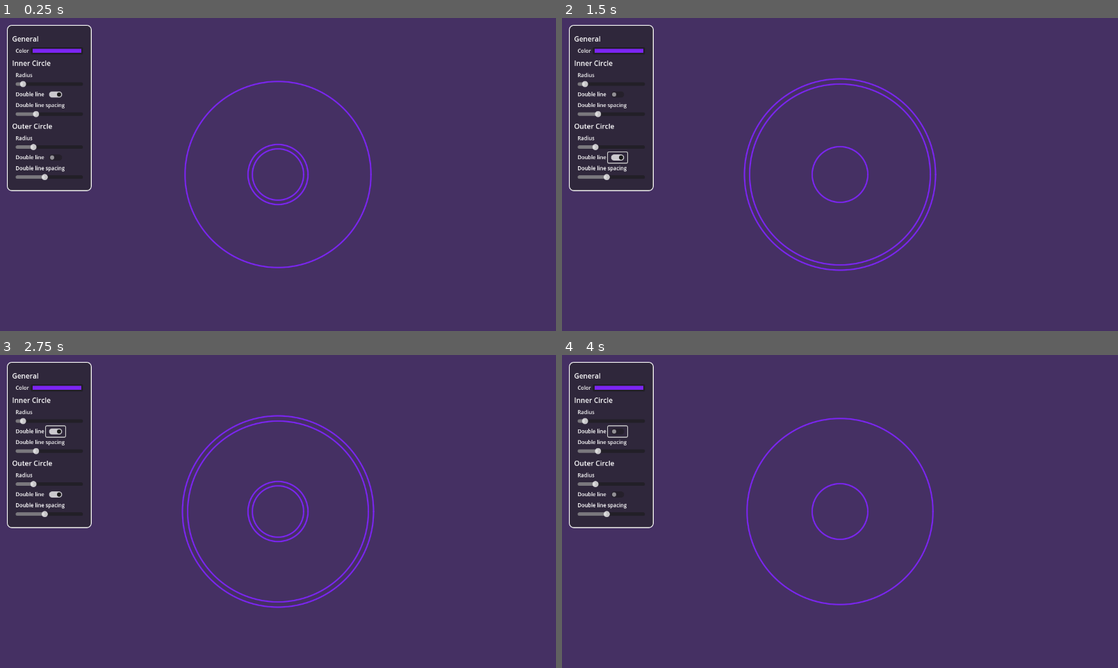
Above: before the commit, frames 1-4 (two rows, left to right).
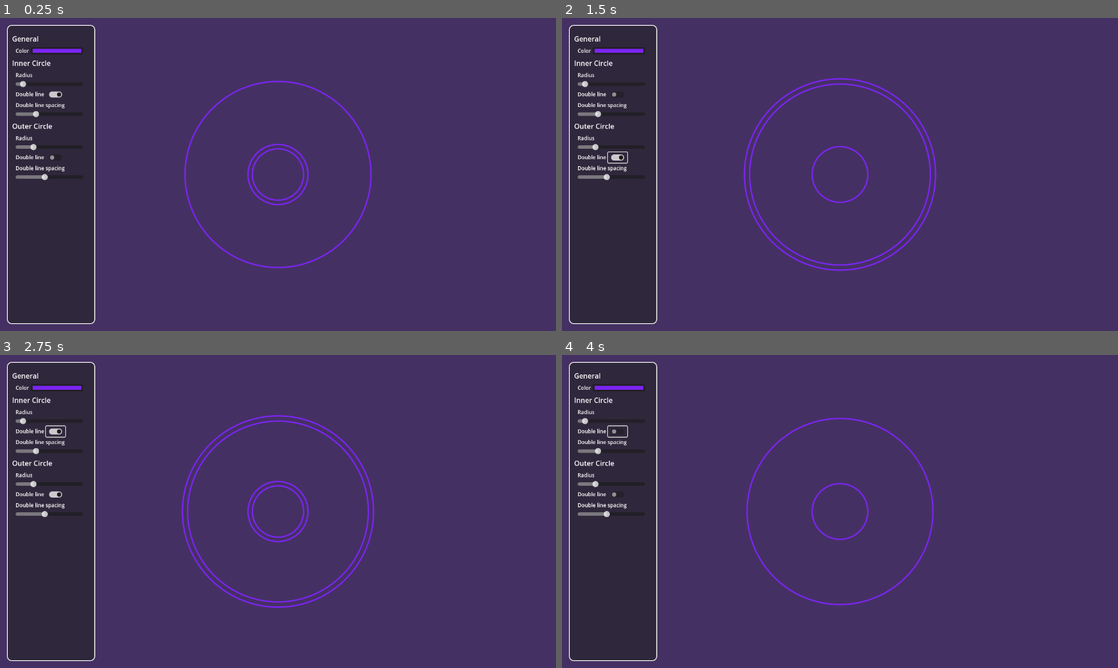
Above: after the commit, the same moments.

Repository: sterco-raro/magic-circles
Game: Godot game, scene res://scenes/main/main.tscn
The game is run twice, just before and just after one commit, with the same random seed, the same clock (stepped at 60 frames per second) and the same inputs.
Inputs (mouse positions are in pixels of both pictures, inside the frame that each line leads up to):
- Up to frame 1 (0.25 s): no input
- Up to frame 2 (1.5 s): click (617, 93) at 0.5 s; click (617, 158) at 1.25 s
- Up to frame 3 (2.75 s): click (55, 430) at 2 s
- Up to frame 4 (4 s): click (617, 495) at 2.75 s; click (617, 430) at 3.5 s

The runs differ from the first frame. In frame 1, 7.2% of the frame differs, in the area x 1-18%, y 2-98%; in frame 2, 7.2%; in frame 3, 7.2%; in frame 4, 7.2%.

Commit message:
Added scroll container to settings

Diff:
--- a/scenes/main/main.gd
+++ b/scenes/main/main.gd
@@ -1,5 +1,6 @@
 extends Node2D
 
+#region ONREADY PROPS
 @onready
 var background: Sprite2D = $Background
 
@@ -26,13 +27,14 @@
 
 @onready
 var renderer: MagicCircleRenderer = $MagicCircleRenderer
+#endregion
 
 func _ready() -> void:
 	# Center objects on screen
 	background.scale = Vector2(3, 2)
 	background.position = get_viewport_rect().get_center()
 	renderer.position = get_viewport_rect().get_center()
-	# Update initial settings
+	#region STARTUP SETTINGS
 	radius_slider_in.min_value = Constants.INNER_CIRCLE_RADIUS_MIN
 	radius_slider_in.max_value = Constants.INNER_CIRCLE_RADIUS_MAX
 	radius_slider_out.min_value = Constants.OUTER_CIRCLE_RADIUS_MIN
@@ -41,6 +43,7 @@
 	spacing_slider_in.max_value = Constants.INNER_CIRCLE_SPACING_MAX
 	spacing_slider_out.min_value = Constants.OUTER_CIRCLE_SPACING_MIN
 	spacing_slider_out.max_value = Constants.OUTER_CIRCLE_SPACING_MAX
+	#endregion
 	# Generate a new circle
 	reset()
 
--- a/scenes/main/main.tscn
+++ b/scenes/main/main.tscn
@@ -40,154 +40,159 @@
 theme_override_constants/margin_right = 8
 theme_override_constants/margin_bottom = 16
 
-[node name="VBoxContainer" type="VBoxContainer" parent="UI/Settings/PanelContainer/MarginContainer"]
+[node name="ScrollContainer" type="ScrollContainer" parent="UI/Settings/PanelContainer/MarginContainer"]
+custom_minimum_size = Vector2(0, 648)
+layout_mode = 2
+horizontal_scroll_mode = 0
+
+[node name="VBoxContainer" type="VBoxContainer" parent="UI/Settings/PanelContainer/MarginContainer/ScrollContainer"]
 layout_mode = 2
 
-[node name="General" type="VBoxContainer" parent="UI/Settings/PanelContainer/MarginContainer/VBoxContainer"]
+[node name="General" type="VBoxContainer" parent="UI/Settings/PanelContainer/MarginContainer/ScrollContainer/VBoxContainer"]
 layout_mode = 2
 
-[node name="Label" type="Label" parent="UI/Settings/PanelContainer/MarginContainer/VBoxContainer/General"]
+[node name="Label" type="Label" parent="UI/Settings/PanelContainer/MarginContainer/ScrollContainer/VBoxContainer/General"]
 layout_mode = 2
 theme_override_font_sizes/font_size = 16
 text = "General"
 
-[node name="Body" type="MarginContainer" parent="UI/Settings/PanelContainer/MarginContainer/VBoxContainer/General"]
+[node name="Body" type="MarginContainer" parent="UI/Settings/PanelContainer/MarginContainer/ScrollContainer/VBoxContainer/General"]
 layout_mode = 2
 theme_override_constants/margin_left = 8
 theme_override_constants/margin_top = 4
 theme_override_constants/margin_right = 8
 theme_override_constants/margin_bottom = 4
 
-[node name="VBoxContainer" type="VBoxContainer" parent="UI/Settings/PanelContainer/MarginContainer/VBoxContainer/General/Body"]
+[node name="VBoxContainer" type="VBoxContainer" parent="UI/Settings/PanelContainer/MarginContainer/ScrollContainer/VBoxContainer/General/Body"]
 layout_mode = 2
 
-[node name="Color" type="HBoxContainer" parent="UI/Settings/PanelContainer/MarginContainer/VBoxContainer/General/Body/VBoxContainer"]
+[node name="Color" type="HBoxContainer" parent="UI/Settings/PanelContainer/MarginContainer/ScrollContainer/VBoxContainer/General/Body/VBoxContainer"]
 layout_mode = 2
 
-[node name="Label" type="Label" parent="UI/Settings/PanelContainer/MarginContainer/VBoxContainer/General/Body/VBoxContainer/Color"]
+[node name="Label" type="Label" parent="UI/Settings/PanelContainer/MarginContainer/ScrollContainer/VBoxContainer/General/Body/VBoxContainer/Color"]
 layout_mode = 2
 theme_override_font_sizes/font_size = 12
 text = "Color"
 
-[node name="ColorPickerButton" type="ColorPickerButton" parent="UI/Settings/PanelContainer/MarginContainer/VBoxContainer/General/Body/VBoxContainer/Color"]
+[node name="ColorPickerButton" type="ColorPickerButton" parent="UI/Settings/PanelContainer/MarginContainer/ScrollContainer/VBoxContainer/General/Body/VBoxContainer/Color"]
 unique_name_in_owner = true
 custom_minimum_size = Vector2(120, 0)
 layout_mode = 2
 
-[node name="InnerCircle" type="VBoxContainer" parent="UI/Settings/PanelContainer/MarginContainer/VBoxContainer"]
+[node name="InnerCircle" type="VBoxContainer" parent="UI/Settings/PanelContainer/MarginContainer/ScrollContainer/VBoxContainer"]
 layout_mode = 2
 
-[node name="Title" type="Label" parent="UI/Settings/PanelContainer/MarginContainer/VBoxContainer/InnerCircle"]
+[node name="Title" type="Label" parent="UI/Settings/PanelContainer/MarginContainer/ScrollContainer/VBoxContainer/InnerCircle"]
 layout_mode = 2
 theme_override_font_sizes/font_size = 16
 text = "Inner Circle"
 
-[node name="Body" type="MarginContainer" parent="UI/Settings/PanelContainer/MarginContainer/VBoxContainer/InnerCircle"]
+[node name="Body" type="MarginContainer" parent="UI/Settings/PanelContainer/MarginContainer/ScrollContainer/VBoxContainer/InnerCircle"]
 layout_mode = 2
 theme_override_constants/margin_left = 8
 theme_override_constants/margin_top = 4
 theme_override_constants/margin_right = 8
 theme_override_constants/margin_bottom = 4
 
-[node name="VBoxContainer" type="VBoxContainer" parent="UI/Settings/PanelContainer/MarginContainer/VBoxContainer/InnerCircle/Body"]
+[node name="VBoxContainer" type="VBoxContainer" parent="UI/Settings/PanelContainer/MarginContainer/ScrollContainer/VBoxContainer/InnerCircle/Body"]
 layout_mode = 2
 
-[node name="Radius" type="VBoxContainer" parent="UI/Settings/PanelContainer/MarginContainer/VBoxContainer/InnerCircle/Body/VBoxContainer"]
+[node name="Radius" type="VBoxContainer" parent="UI/Settings/PanelContainer/MarginContainer/ScrollContainer/VBoxContainer/InnerCircle/Body/VBoxContainer"]
 layout_mode = 2
 
-[node name="Label" type="Label" parent="UI/Settings/PanelContainer/MarginContainer/VBoxContainer/InnerCircle/Body/VBoxContainer/Radius"]
+[node name="Label" type="Label" parent="UI/Settings/PanelContainer/MarginContainer/ScrollContainer/VBoxContainer/InnerCircle/Body/VBoxContainer/Radius"]
 layout_mode = 2
 theme_override_font_sizes/font_size = 12
 text = "Radius"
 
-[node name="RadiusSliderIn" type="HSlider" parent="UI/Settings/PanelContainer/MarginContainer/VBoxContainer/InnerCircle/Body/VBoxContainer/Radius"]
+[node name="RadiusSliderIn" type="HSlider" parent="UI/Settings/PanelContainer/MarginContainer/ScrollContainer/VBoxContainer/InnerCircle/Body/VBoxContainer/Radius"]
 unique_name_in_owner = true
 custom_minimum_size = Vector2(110, 0)
 layout_mode = 2
 
-[node name="DoubleLine" type="HBoxContainer" parent="UI/Settings/PanelContainer/MarginContainer/VBoxContainer/InnerCircle/Body/VBoxContainer"]
+[node name="DoubleLine" type="HBoxContainer" parent="UI/Settings/PanelContainer/MarginContainer/ScrollContainer/VBoxContainer/InnerCircle/Body/VBoxContainer"]
 layout_mode = 2
 
-[node name="Label" type="Label" parent="UI/Settings/PanelContainer/MarginContainer/VBoxContainer/InnerCircle/Body/VBoxContainer/DoubleLine"]
+[node name="Label" type="Label" parent="UI/Settings/PanelContainer/MarginContainer/ScrollContainer/VBoxContainer/InnerCircle/Body/VBoxContainer/DoubleLine"]
 layout_mode = 2
 theme_override_font_sizes/font_size = 12
 text = "Double line"
 
-[node name="DoubleButtonIn" type="CheckButton" parent="UI/Settings/PanelContainer/MarginContainer/VBoxContainer/InnerCircle/Body/VBoxContainer/DoubleLine"]
+[node name="DoubleButtonIn" type="CheckButton" parent="UI/Settings/PanelContainer/MarginContainer/ScrollContainer/VBoxContainer/InnerCircle/Body/VBoxContainer/DoubleLine"]
 unique_name_in_owner = true
 layout_mode = 2
 
-[node name="Spacing" type="VBoxContainer" parent="UI/Settings/PanelContainer/MarginContainer/VBoxContainer/InnerCircle/Body/VBoxContainer"]
+[node name="Spacing" type="VBoxContainer" parent="UI/Settings/PanelContainer/MarginContainer/ScrollContainer/VBoxContainer/InnerCircle/Body/VBoxContainer"]
 layout_mode = 2
 
-[node name="Label" type="Label" parent="UI/Settings/PanelContainer/MarginContainer/VBoxContainer/InnerCircle/Body/VBoxContainer/Spacing"]
+[node name="Label" type="Label" parent="UI/Settings/PanelContainer/MarginContainer/ScrollContainer/VBoxContainer/InnerCircle/Body/VBoxContainer/Spacing"]
 layout_mode = 2
 theme_override_font_sizes/font_size = 12
 text = "Double line spacing"
 
-[node name="SpacingSliderIn" type="HSlider" parent="UI/Settings/PanelContainer/MarginContainer/VBoxContainer/InnerCircle/Body/VBoxContainer/Spacing"]
+[node name="SpacingSliderIn" type="HSlider" parent="UI/Settings/PanelContainer/MarginContainer/ScrollContainer/VBoxContainer/InnerCircle/Body/VBoxContainer/Spacing"]
 unique_name_in_owner = true
 layout_mode = 2
 
-[node name="OuterCircle" type="VBoxContainer" parent="UI/Settings/PanelContainer/MarginContainer/VBoxContainer"]
+[node name="OuterCircle" type="VBoxContainer" parent="UI/Settings/PanelContainer/MarginContainer/ScrollContainer/VBoxContainer"]
 layout_mode = 2
 
-[node name="Title" type="Label" parent="UI/Settings/PanelContainer/MarginContainer/VBoxContainer/OuterCircle"]
+[node name="Title" type="Label" parent="UI/Settings/PanelContainer/MarginContainer/ScrollContainer/VBoxContainer/OuterCircle"]
 layout_mode = 2
 theme_override_font_sizes/font_size = 16
 text = "Outer Circle"
 
-[node name="Body" type="MarginContainer" parent="UI/Settings/PanelContainer/MarginContainer/VBoxContainer/OuterCircle"]
+[node name="Body" type="MarginContainer" parent="UI/Settings/PanelContainer/MarginContainer/ScrollContainer/VBoxContainer/OuterCircle"]
 layout_mode = 2
 theme_override_constants/margin_left = 8
 theme_override_constants/margin_top = 4
 theme_override_constants/margin_right = 8
 theme_override_constants/margin_bottom = 4
 
-[node name="VBoxContainer" type="VBoxContainer" parent="UI/Settings/PanelContainer/MarginContainer/VBoxContainer/OuterCircle/Body"]
+[node name="VBoxContainer" type="VBoxContainer" parent="UI/Settings/PanelContainer/MarginContainer/ScrollContainer/VBoxContainer/OuterCircle/Body"]
 layout_mode = 2
 
-[node name="Radius" type="VBoxContainer" parent="UI/Settings/PanelContainer/MarginContainer/VBoxContainer/OuterCircle/Body/VBoxContainer"]
+[node name="Radius" type="VBoxContainer" parent="UI/Settings/PanelContainer/MarginContainer/ScrollContainer/VBoxContainer/OuterCircle/Body/VBoxContainer"]
 layout_mode = 2
 
-[node name="Label" type="Label" parent="UI/Settings/PanelContainer/MarginContainer/VBoxContainer/OuterCircle/Body/VBoxContainer/Radius"]
+[node name="Label" type="Label" parent="UI/Settings/PanelContainer/MarginContainer/ScrollContainer/VBoxContainer/OuterCircle/Body/VBoxContainer/Radius"]
 layout_mode = 2
 theme_override_font_sizes/font_size = 12
 text = "Radius"
 
-[node name="RadiusSliderOut" type="HSlider" parent="UI/Settings/PanelContainer/MarginContainer/VBoxContainer/OuterCircle/Body/VBoxContainer/Radius"]
+[node name="RadiusSliderOut" type="HSlider" parent="UI/Settings/PanelContainer/MarginContainer/ScrollContainer/VBoxContainer/OuterCircle/Body/VBoxContainer/Radius"]
 unique_name_in_owner = true
 custom_minimum_size = Vector2(110, 0)
 layout_mode = 2
 
-[node name="DoubleLine" type="HBoxContainer" parent="UI/Settings/PanelContainer/MarginContainer/VBoxContainer/OuterCircle/Body/VBoxContainer"]
+[node name="DoubleLine" type="HBoxContainer" parent="UI/Settings/PanelContainer/MarginContainer/ScrollContainer/VBoxContainer/OuterCircle/Body/VBoxContainer"]
 layout_mode = 2
 
-[node name="Label" type="Label" parent="UI/Settings/PanelContainer/MarginContainer/VBoxContainer/OuterCircle/Body/VBoxContainer/DoubleLine"]
+[node name="Label" type="Label" parent="UI/Settings/PanelContainer/MarginContainer/ScrollContainer/VBoxContainer/OuterCircle/Body/VBoxContainer/DoubleLine"]
 layout_mode = 2
 theme_override_font_sizes/font_size = 12
 text = "Double line"
 
-[node name="DoubleButtonOut" type="CheckButton" parent="UI/Settings/PanelContainer/MarginContainer/VBoxContainer/OuterCircle/Body/VBoxContainer/DoubleLine"]
+[node name="DoubleButtonOut" type="CheckButton" parent="UI/Settings/PanelContainer/MarginContainer/ScrollContainer/VBoxContainer/OuterCircle/Body/VBoxContainer/DoubleLine"]
 unique_name_in_owner = true
 layout_mode = 2
 
-[node name="Spacing" type="VBoxContainer" parent="UI/Settings/PanelContainer/MarginContainer/VBoxContainer/OuterCircle/Body/VBoxContainer"]
+[node name="Spacing" type="VBoxContainer" parent="UI/Settings/PanelContainer/MarginContainer/ScrollContainer/VBoxContainer/OuterCircle/Body/VBoxContainer"]
 layout_mode = 2
 
-[node name="Label" type="Label" parent="UI/Settings/PanelContainer/MarginContainer/VBoxContainer/OuterCircle/Body/VBoxContainer/Spacing"]
+[node name="Label" type="Label" parent="UI/Settings/PanelContainer/MarginContainer/ScrollContainer/VBoxContainer/OuterCircle/Body/VBoxContainer/Spacing"]
 layout_mode = 2
 theme_override_font_sizes/font_size = 12
 text = "Double line spacing"
 
-[node name="SpacingSliderOut" type="HSlider" parent="UI/Settings/PanelContainer/MarginContainer/VBoxContainer/OuterCircle/Body/VBoxContainer/Spacing"]
+[node name="SpacingSliderOut" type="HSlider" parent="UI/Settings/PanelContainer/MarginContainer/ScrollContainer/VBoxContainer/OuterCircle/Body/VBoxContainer/Spacing"]
 unique_name_in_owner = true
 layout_mode = 2
 
-[connection signal="color_changed" from="UI/Settings/PanelContainer/MarginContainer/VBoxContainer/General/Body/VBoxContainer/Color/ColorPickerButton" to="." method="_on_color_picker_button_color_changed"]
-[connection signal="value_changed" from="UI/Settings/PanelContainer/MarginContainer/VBoxContainer/InnerCircle/Body/VBoxContainer/Radius/RadiusSliderIn" to="." method="_on_radius_slider_in_value_changed"]
-[connection signal="toggled" from="UI/Settings/PanelContainer/MarginContainer/VBoxContainer/InnerCircle/Body/VBoxContainer/DoubleLine/DoubleButtonIn" to="." method="_on_double_button_in_toggled"]
-[connection signal="value_changed" from="UI/Settings/PanelContainer/MarginContainer/VBoxContainer/InnerCircle/Body/VBoxContainer/Spacing/SpacingSliderIn" to="." method="_on_spacing_slider_in_value_changed"]
-[connection signal="value_changed" from="UI/Settings/PanelContainer/MarginContainer/VBoxContainer/OuterCircle/Body/VBoxContainer/Radius/RadiusSliderOut" to="." method="_on_radius_slider_out_value_changed"]
-[connection signal="toggled" from="UI/Settings/PanelContainer/MarginContainer/VBoxContainer/OuterCircle/Body/VBoxContainer/DoubleLine/DoubleButtonOut" to="." method="_on_double_button_out_toggled"]
-[connection signal="value_changed" from="UI/Settings/PanelContainer/MarginContainer/VBoxContainer/OuterCircle/Body/VBoxContainer/Spacing/SpacingSliderOut" to="." method="_on_spacing_slider_out_value_changed"]
+[connection signal="color_changed" from="UI/Settings/PanelContainer/MarginContainer/ScrollContainer/VBoxContainer/General/Body/VBoxContainer/Color/ColorPickerButton" to="." method="_on_color_picker_button_color_changed"]
+[connection signal="value_changed" from="UI/Settings/PanelContainer/MarginContainer/ScrollContainer/VBoxContainer/InnerCircle/Body/VBoxContainer/Radius/RadiusSliderIn" to="." method="_on_radius_slider_in_value_changed"]
+[connection signal="toggled" from="UI/Settings/PanelContainer/MarginContainer/ScrollContainer/VBoxContainer/InnerCircle/Body/VBoxContainer/DoubleLine/DoubleButtonIn" to="." method="_on_double_button_in_toggled"]
+[connection signal="value_changed" from="UI/Settings/PanelContainer/MarginContainer/ScrollContainer/VBoxContainer/InnerCircle/Body/VBoxContainer/Spacing/SpacingSliderIn" to="." method="_on_spacing_slider_in_value_changed"]
+[connection signal="value_changed" from="UI/Settings/PanelContainer/MarginContainer/ScrollContainer/VBoxContainer/OuterCircle/Body/VBoxContainer/Radius/RadiusSliderOut" to="." method="_on_radius_slider_out_value_changed"]
+[connection signal="toggled" from="UI/Settings/PanelContainer/MarginContainer/ScrollContainer/VBoxContainer/OuterCircle/Body/VBoxContainer/DoubleLine/DoubleButtonOut" to="." method="_on_double_button_out_toggled"]
+[connection signal="value_changed" from="UI/Settings/PanelContainer/MarginContainer/ScrollContainer/VBoxContainer/OuterCircle/Body/VBoxContainer/Spacing/SpacingSliderOut" to="." method="_on_spacing_slider_out_value_changed"]
